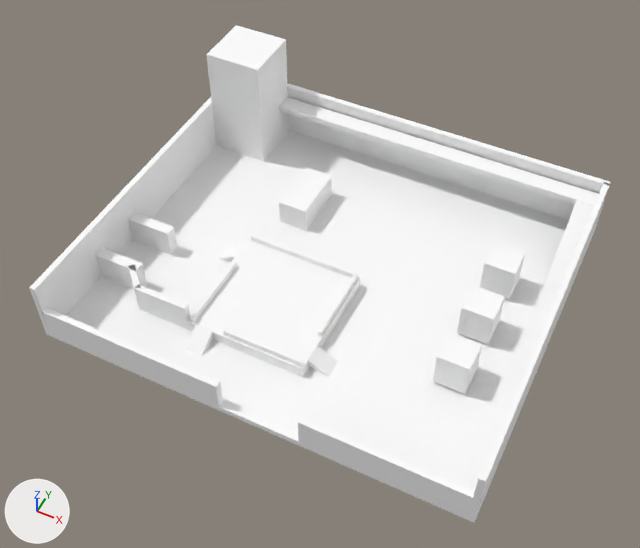
A saved change to the OBJ model Assets/Meshes/UnityPackage/Exported/Helipad/Helipad.obj.
Camera for both pictures: a 50 mm camera at (38.5, -37.0, 68.1) aimed at (-2.5, 44.9, -34.4). Lighting does not change. The marker at lower left points along +X, +Y and +Z. The picture after the commit comes second. Where no turn or scale is listed for an object, it has been applied to the vertices. Vertices at exactly the same position are counted once.

Names of what the first picture shows: 'Helipad'.
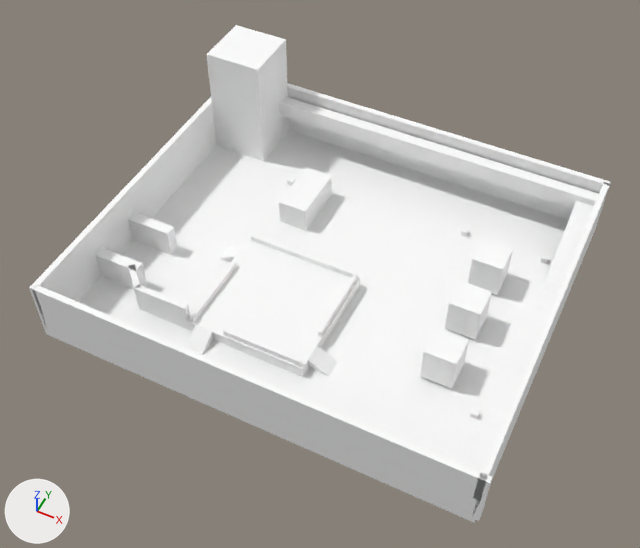
The newer file is also turned or shifted as a whole; pictures and numbers use the older file's frame.

The change, as a list of edits to the scene's bpy script:
```text
Change me_helipad:
    used by ob_helipad; location = (0.0, 0.0, 0.0)
    remove me_helipad.from_pydata(...)  # 195 vertices, 300 faces; spans x -37.3..32.7, y 19.9..80.4, z -41.1..-19.7
    add me_helipad.from_pydata(...)  # 228 vertices, 348 faces; spans x -37.3..33.2, y 19.9..80.4, z -41.1..-19.7
    me_helipad part 1: the loose piece of 8 vertices spanning x 19.7..24.7, y 37.4..42.4, z -39.2..-33.2 is moved by (-2.0, 0.0, 0.0)
    me_helipad part 2: the loose piece of 8 vertices spanning x 19.7..24.7, y 47.4..52.4, z -39.2..-33.2 is moved by (-2.0, 0.0, 0.0)
    me_helipad part 3: the loose piece of 8 vertices spanning x 19.7..24.7, y 57.4..62.4, z -39.2..-33.2 is moved by (-2.0, 0.0, 0.0)
    me_helipad part 4: a new loose piece, a box spanning x -36.8..33.2, y 19.9..20.9, z -39.7..-29.7, in mat_default (white #ffffff)
    me_helipad part 5: a new loose piece, a box spanning x -28.248..31.752, y 75.879..75.979, z -33.688..-30.688, in mat_default (white #ffffff)
    me_helipad part 6: a new loose piece, a box spanning x 26.6..27.6, y 34.4..35.4, z -39.7..-38.7, in mat_default (white #ffffff)
    me_helipad part 7: a new loose piece, a box spanning x 26.6..27.6, y 67.8..68.8, z -39.7..-38.7, in mat_default (white #ffffff)
    me_helipad part 8: a new loose piece, a box spanning x 12.7..13.7, y 67.8..68.8, z -39.7..-38.7, in mat_default (white #ffffff)
    me_helipad part 9: a new loose piece, a box spanning x -19.4..-18.4, y 65.8..66.8, z -39.7..-38.7, in mat_default (white #ffffff)
    other edits to the shape of me_helipad do not show in these pictures
```

Where the change shows, as pixel boxes (x1, y1, x2, y2) in the pictures (640 x 548 px; the box of a moved part takes in the faces that stretch with it):
part 1 of me_helipad, moved or reshaped
    before: (433, 332, 482, 394)
    after: (420, 327, 469, 389)
part 2 of me_helipad, moved or reshaped
    before: (457, 285, 505, 344)
    after: (445, 281, 492, 340)
part 3 of me_helipad, moved or reshaped
    before: (480, 243, 525, 299)
    after: (468, 238, 513, 295)
part 4 of me_helipad, added
    after: (32, 284, 492, 521)
part 5 of me_helipad, added
    after: (279, 102, 596, 209)
part 6 of me_helipad, added
    after: (470, 408, 480, 419)
part 7 of me_helipad, added
    after: (540, 254, 549, 264)
part 8 of me_helipad, added
    after: (461, 228, 469, 237)
part 9 of me_helipad, added
    after: (287, 177, 295, 186)
